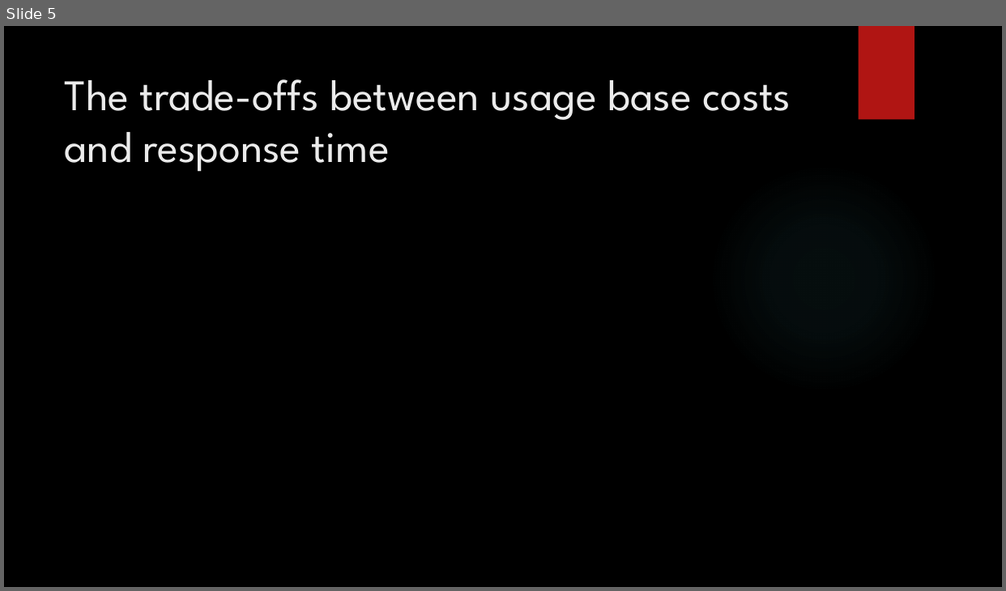
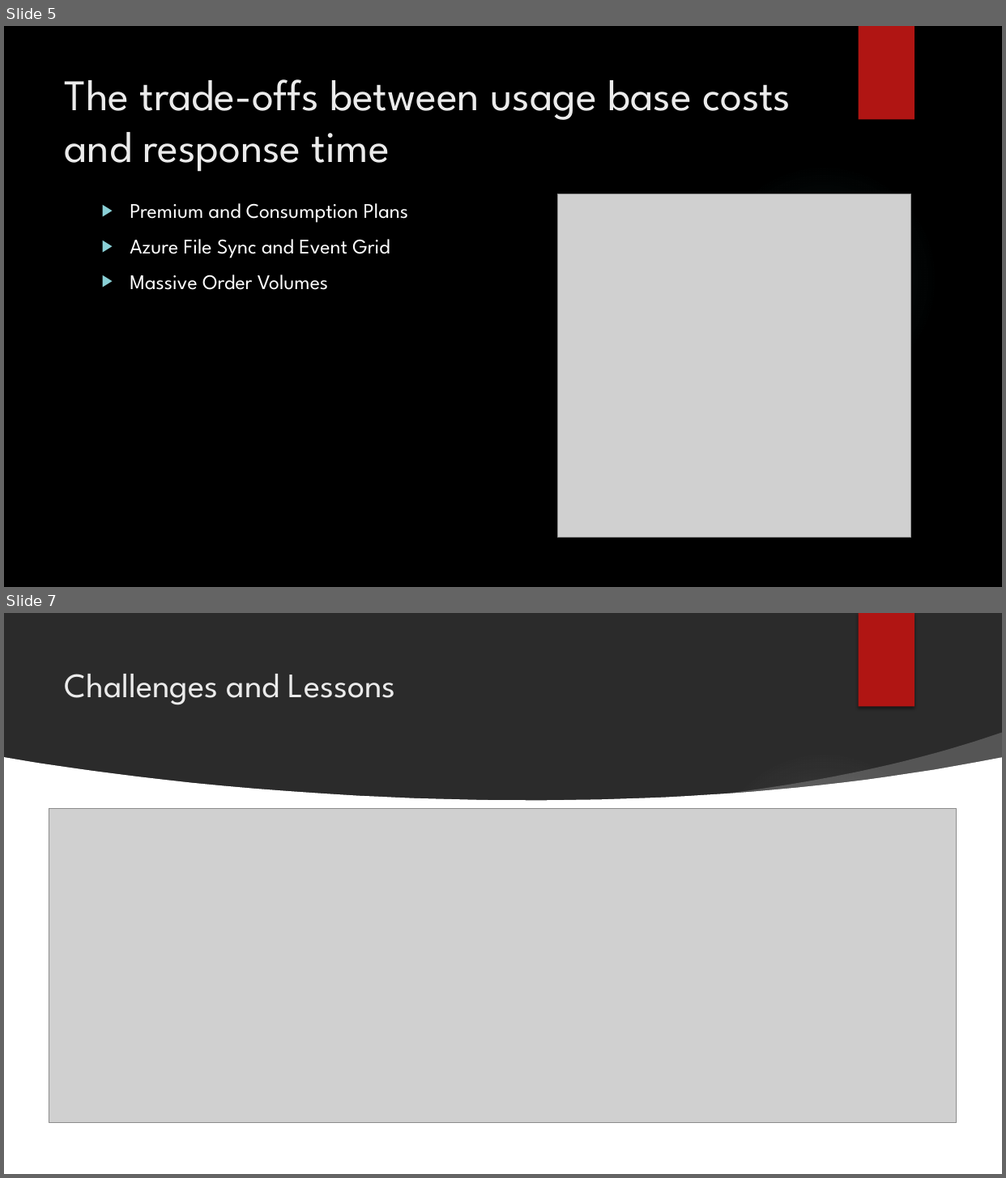
Before and after one commit to han00163/CST8912-MidTerm-Group-Project, a slide deck: CST8912_011_Presentation1_Group3.pptx. Shown one above the other, each under a label of ours: slide 5 before the commit, slides 5 and 7 after it; the slides between them are not shown. The pictures are 1006x591 and 1006x1178 pixels, drawn with LibreOffice and Linux fonts; fonts in the diff are those of the drawing; grey boxes stand for pictures; background and template pictures are left out; a plain dark background stands for a picture behind light text. Boxes give left, top, right and bottom in pixels: in the first picture for what was removed or moved away, otherwise in the second. Text is boxed around its words. In the diff, an @@ line names an element or a change of style, - is before the commit and + after.

```diff
--- a/CST8912_011_Presentation1_Group3.pptx
+++ b/CST8912_011_Presentation1_Group3.pptx
@@ slide 7 added at (4, 613, 1002, 1174), background picture (left out) @@
@@ rectangle added at (859, 613, 914, 707), fill #B01513 @@
@@ title added at (65, 674, 396, 705), 33 pt, text #EBEBEB @@
+Challenges and Lessons
@@ freeform shape added at (718, 733, 1002, 800), fill #FFFFFF at 20% opacity @@
@@ freeform shape added at (4, 757, 1002, 1174), fill #FFFFFF @@
@@ ellipse added at (709, 750, 939, 981), fill gradient #F3F3F3 @@
@@ picture added at (49, 808, 957, 1122) @@
@@ slide 5 changed as well @@
@@ picture added at (558, 194, 911, 538) @@
@@ text added at (130, 203, 408, 290), 20 pt, text #FFFFFF @@
+▶ Premium and Consumption Plans
+▶ Azure File Sync and Event Grid
+▶ Massive Order Volumes
```
Also in this commit, not shown: 3 other slides changed, 4 other slides added, 1 slide removed.
